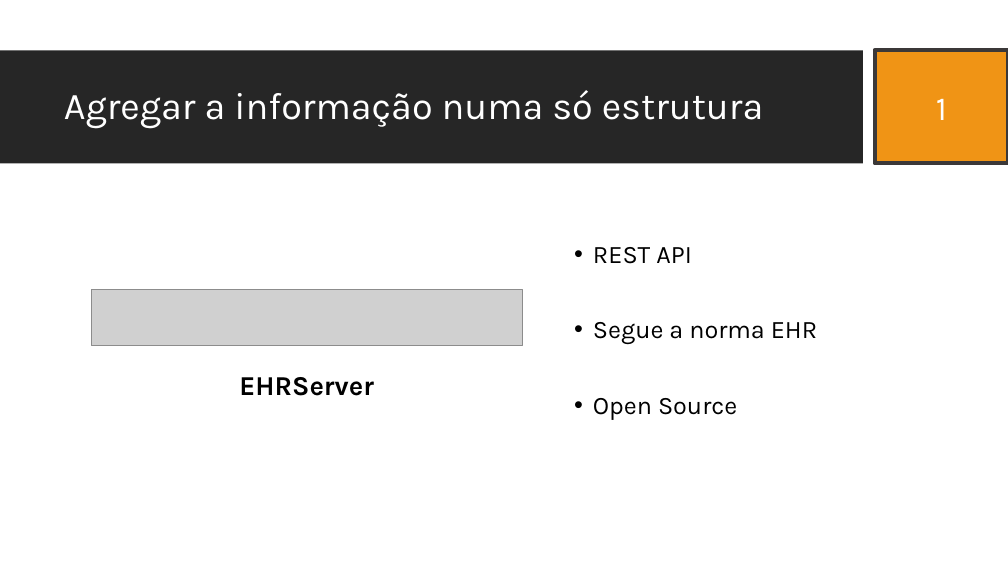
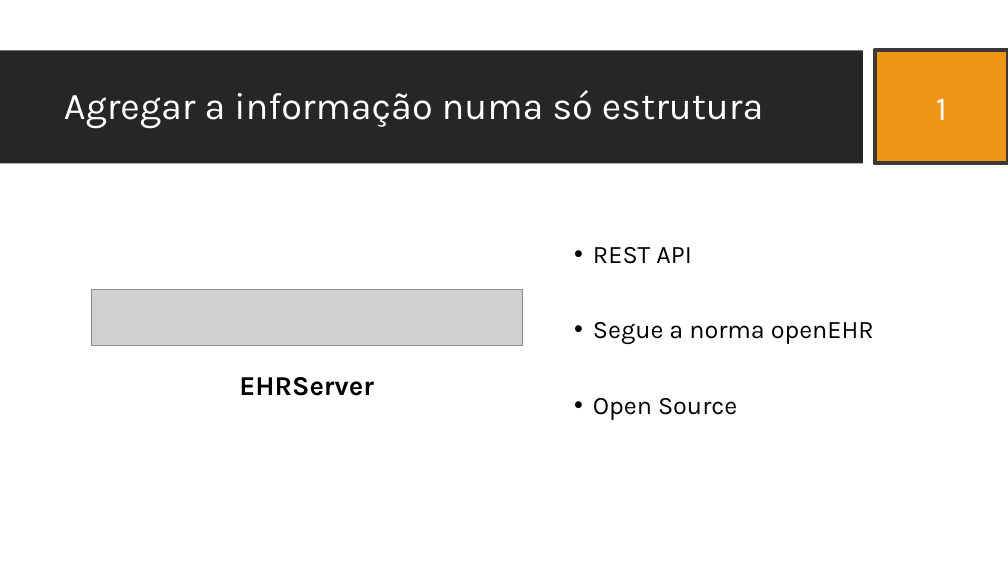
Before and after one commit to JDSBCC/Indexacao-de-Documentos-Clinicos, a slide deck: slide 8 of Dissertacao/4. Defesa da dissertação.pptx. Drawn at 1008x567 pixels with LibreOffice and Linux fonts; fonts in the diff are those of the drawing; grey boxes stand for pictures; background and template pictures are left out. Boxes give left, top, right and bottom in pixels: in the first picture for what was removed or moved away, otherwise in the second. Text is boxed around its words. In the diff, an @@ line names an element or a change of style, - is before the commit and + after.

```diff
--- a/Dissertacao/4. Defesa da dissertação.pptx
+++ b/Dissertacao/4. Defesa da dissertação.pptx
@@ text at (593,322,874,345): text changed @@
-• Segue a norma EHR
+• Segue a norma openEHR
```
Also in this commit, not shown: 3 other slides changed, 1 slide added, 2 slides removed, 11 other files.
